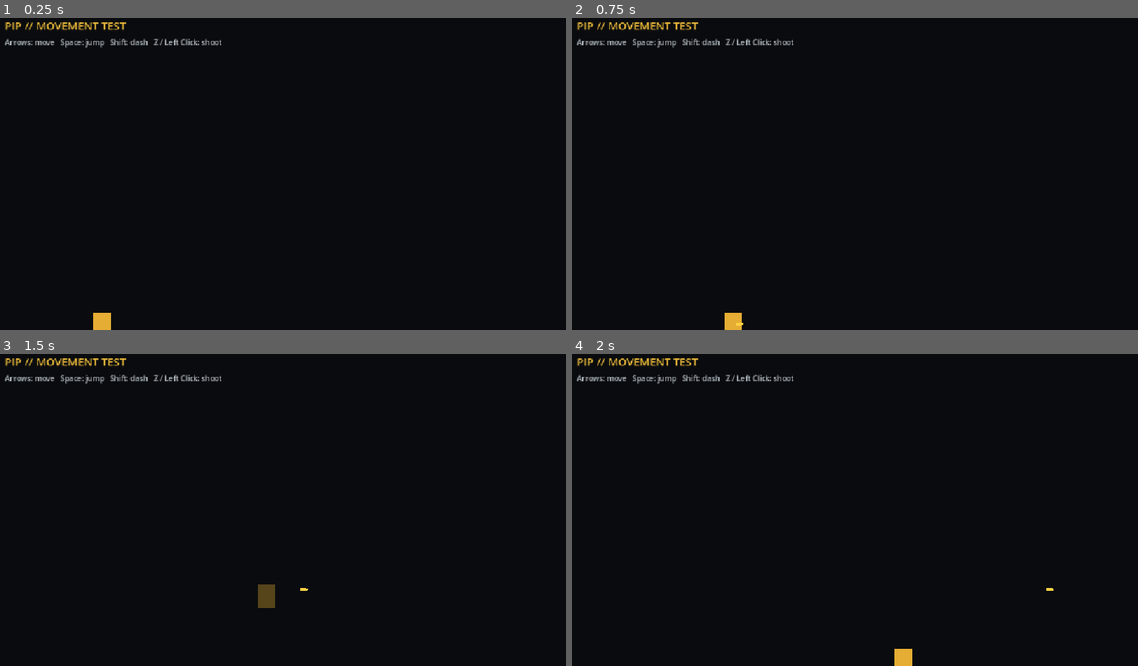
Above: before the commit, frames 1-4 (two rows, left to right).
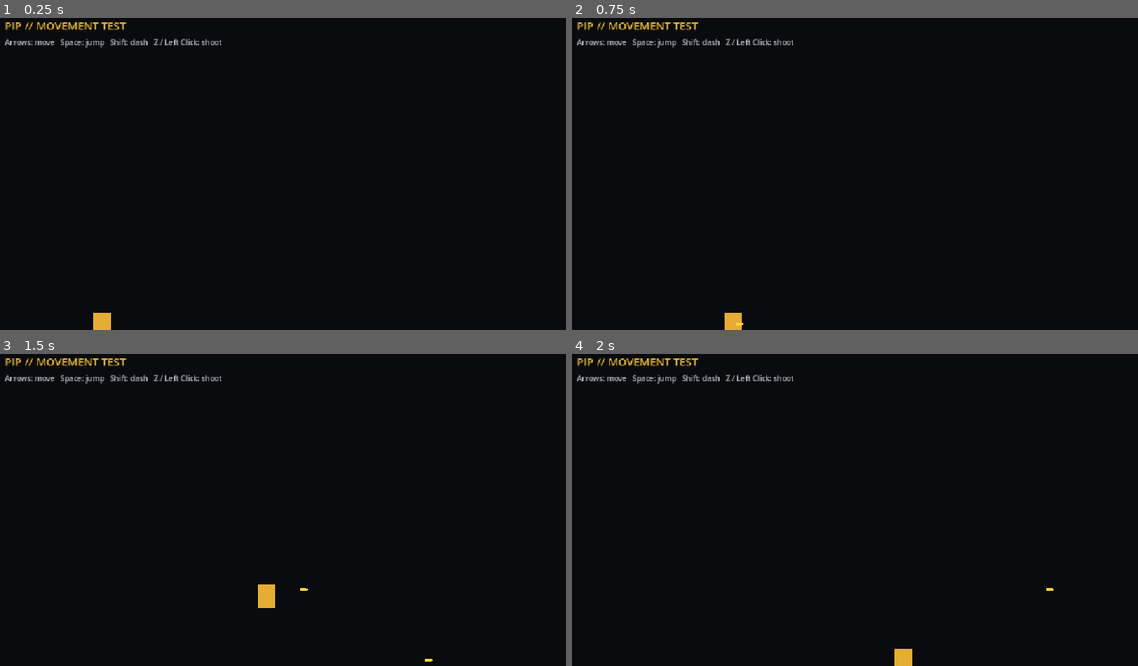
Above: after the commit, the same moments.

Repository: koushamoeini/Reign-of-Gears
Game: Godot game, scene res://main.tscn
The game is run twice, just before and just after one commit, with the same random seed, the same clock (stepped at 60 frames per second) and the same inputs.
Inputs (mouse positions are in pixels of both pictures, inside the frame that each line leads up to):
- Up to frame 1 (0.25 s): no input
- Up to frame 2 (0.75 s): tap Enter at 0.5 s; move the mouse to (979, 152) at 0.52 s; hold Right (pip_move_right) from 0.53 s (still down); tap Shift (pip_dash) at 0.6 s; click (979, 152) at 0.67 s
- Up to frame 3 (1.5 s): keep holding Right (pip_move_right); tap Space (pip_jump) at 0.77 s; move the mouse to (164, 522) at 1.27 s; tap Z (pip_shoot) at 1.35 s
- Up to frame 4 (2 s): keep holding Right (pip_move_right); tap Space (pip_jump) at 1.52 s

Frames 1-2 are identical in both runs. In frame 3, 0.2% of the frame differs, in the area x 45-77%, y 73-99%; in frame 4, nothing differs.

Commit message:
Add bullet boss collision and screen cleanup

Diff:
--- a/projectiles/bullet.gd
+++ b/projectiles/bullet.gd
@@ -2,15 +2,11 @@
 extends Area2D
 
 @export var speed: float = 700.0
-@export var lifetime: float = 2.0
-@export var damage: int = 1
 
 var direction: Vector2 = Vector2.RIGHT
 
 
 func _ready() -> void:
-	$Lifetime.wait_time = lifetime
-	$Lifetime.start()
 	body_entered.connect(_on_body_entered)
 
 
@@ -19,6 +15,13 @@
 
 
 func _on_body_entered(body: Node) -> void:
+	if not body.is_in_group("bosses"):
+		return
+
 	if body.has_method("take_damage"):
-		body.take_damage(damage)
+		body.take_damage(1)
 	queue_free()
+
+
+func _on_screen_exited() -> void:
+	queue_free()
--- a/projectiles/bullet.tscn
+++ b/projectiles/bullet.tscn
@@ -17,8 +17,7 @@
 [node name="CollisionShape2D" type="CollisionShape2D" parent="."]
 shape = SubResource("CircleShape_bullet")
 
-[node name="Lifetime" type="Timer" parent="."]
-wait_time = 2.0
-one_shot = true
+[node name="VisibleOnScreenNotifier2D" type="VisibleOnScreenNotifier2D" parent="."]
+rect = Rect2(-12, -8, 24, 16)
 
-[connection signal="timeout" from="Lifetime" to="." method="queue_free"]
+[connection signal="screen_exited" from="VisibleOnScreenNotifier2D" to="." method="_on_screen_exited"]
